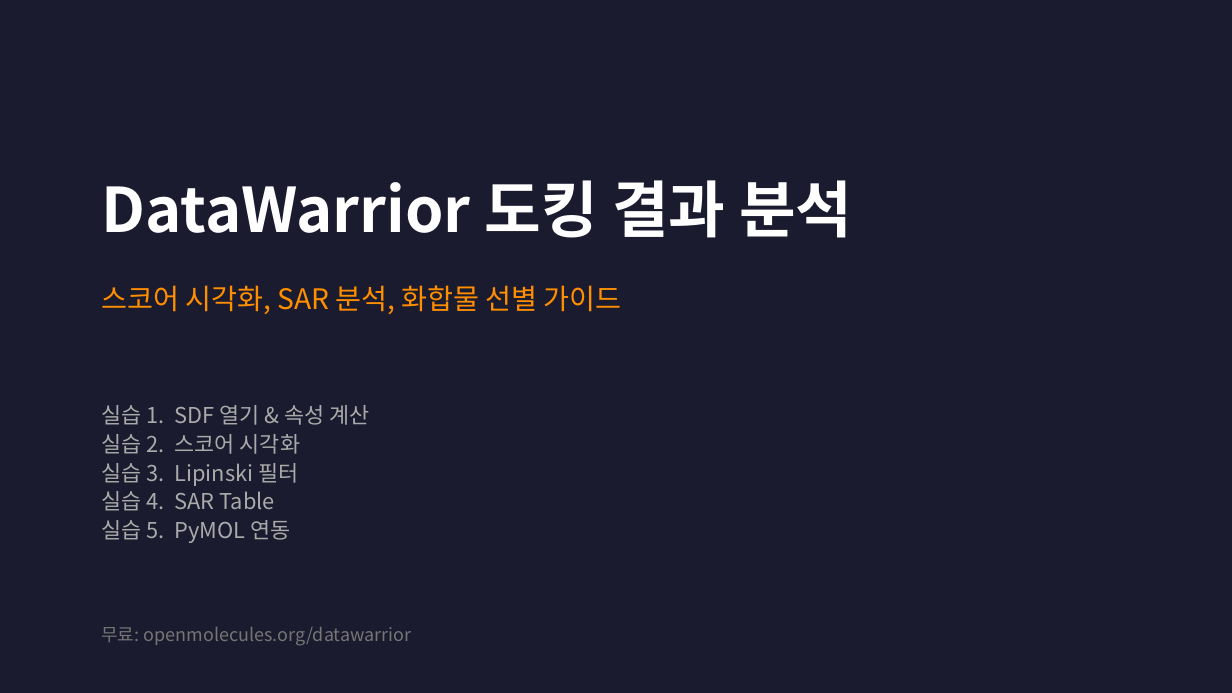
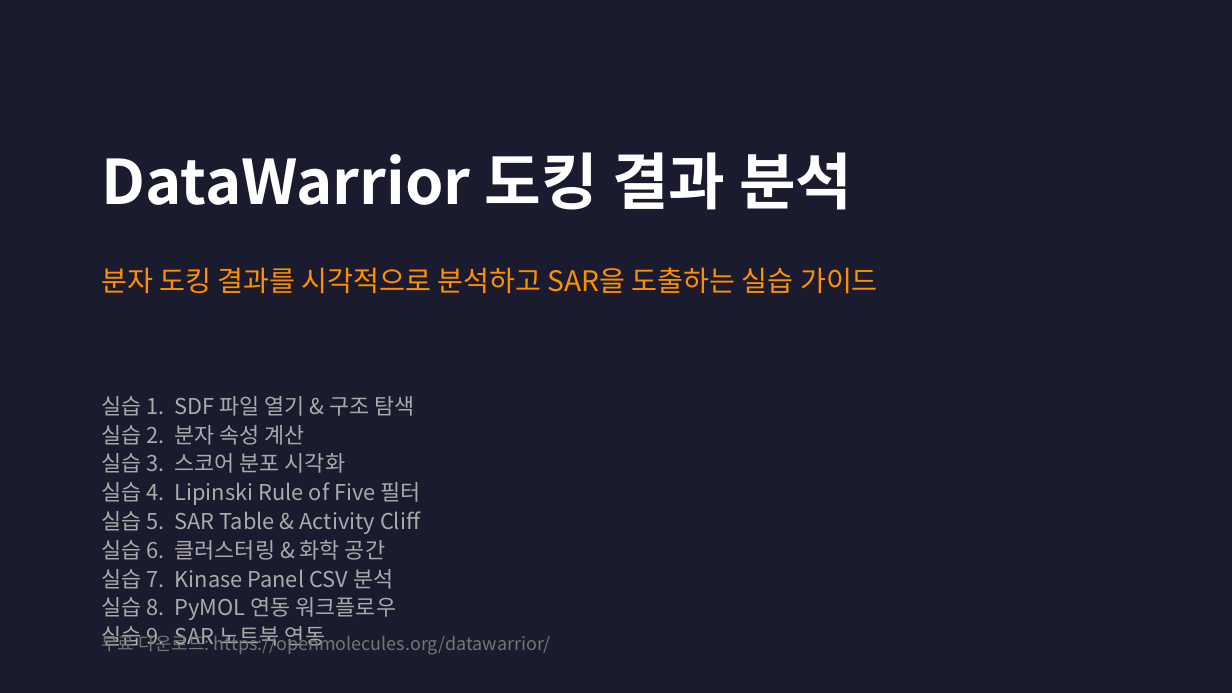
Before and after one commit to fourmodern/molecular_docking_tutorial, a slide deck: slide 1 of DataWarrior_Tutorial.pptx. Drawn at 1232x693 pixels with LibreOffice and Linux fonts; fonts in the diff are those of the drawing. Boxes give left, top, right and bottom in pixels: in the first picture for what was removed or moved away, otherwise in the second. Text is boxed around its words. In the diff, an @@ line names an element or a change of style, - is before the commit and + after.

```diff
--- a/DataWarrior_Tutorial.pptx
+++ b/DataWarrior_Tutorial.pptx
@@ text "DataWarrior 도킹 결과 분석": place and size @@
-text "DataWarrior 도킹 결과 분석" at box(101, 180, 852, 238)
+text "DataWarrior 도킹 결과 분석" at box(101, 152, 852, 210)
@@ text at box(101, 267, 878, 294): text changed @@
-스코어 시각화, SAR 분석, 화합물 선별 가이드
+분자 도킹 결과를 시각적으로 분석하고 SAR을 도출하는 실습 가이드
@@ text at box(101, 396, 421, 650): text changed @@
-실습 1. SDF 열기 & 속성 계산
-실습 2. 스코어 시각화
-실습 3. Lipinski 필터
-실습 4. SAR Table
-실습 5. PyMOL 연동
+실습 1. SDF 파일 열기 & 구조 탐색
+실습 2. 분자 속성 계산
+실습 3. 스코어 분포 시각화
+실습 4. Lipinski Rule of Five 필터
+실습 5. SAR Table & Activity Cliff
+실습 6. 클러스터링 & 화학 공간
+실습 7. Kinase Panel CSV 분석
+실습 8. PyMOL 연동 워크플로우
+실습 9. SAR 노트북 연동
@@ text at box(101, 632, 210, 651): text changed @@
-무료: openmolecules.org/datawarrior
+무료 다운로드: https://openmolecules.org/datawarrior/
```
Also in this commit, not shown: 5 other slides changed, 6 slides added, 1 slide removed, 2 other files.
